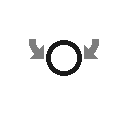
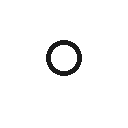
Before/after of a 128 × 128 layered artwork. What changed in the layer stack:
painted on "Layer 2" over left=29, top=39, right=99, bottom=59
